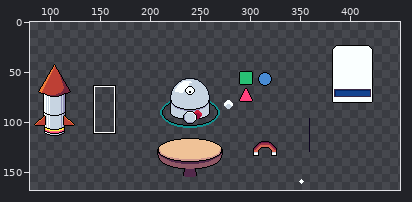
Two versions of one pixel-art file, ase/sprites.aseprite. The picture above shows the old version from afar; the outline marks the close-up.
Close-up. First the earlier version:
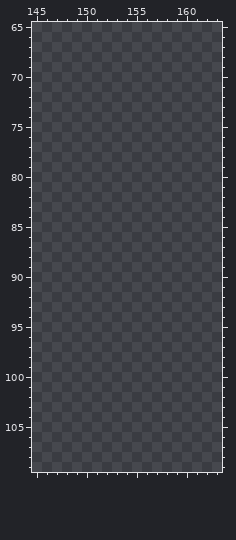
480x270 pixels, 1 frame. Shown: x 145..163, y 65..109. The wide view leaves out empty margins. The commit also changed other parts of the picture, which this record leaves out.
And afterwards:
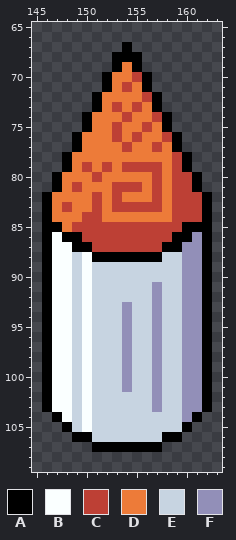
Palette (. is transparent): A #000000  B #faffff  C #bd4035  D #ed7b39  E #c7d4e1  F #928fb8
What changed:
layer "single-rocket" added
Layer "single-rocket":
Colour A is added in row 67 at x 154; in row 68 at x 153 to 155; in row 69 at x 153 and 155; in rows 70 to 71 at x 152 and 156; in rows 72 to 73 at x 151 and 157; in rows 74 to 75 at x 150 and 158.
Colour A is added in rows 76 to 77 at x 149 and 159; in rows 78 to 79 at x 148 and 160; in rows 80 to 81 at x 147 and 161; in rows 82 to 84 at x 146 and 162; in row 85 at x 146 to 147 and 160 to 162; in row 86 at x 146, 148 to 149, 159 to 160 and 162.
Colour A is added in row 87 at x 146, 149 to 150, 158 to 159 and 162; in row 88 at x 146, 151 to 157 and 162; in rows 89 to 103 at x 146 and 162; in row 104 at x 147 and 161; in row 105 at x 148 and 160; in row 106 at x 149 to 150 and 158 to 159.
Colour A is added in row 107 at x 151 to 157.
Colour B is added in row 86 at x 147; in row 87 at x 147 to 148; in rows 88 to 103 at x 147 to 148 and 150; in row 104 at x 148 and 150; in row 105 at x 150.
Colour C is added in row 70 at x 155; in row 71 at x 154; in row 72 at x 156; in row 73 at x 153 and 155; in row 74 at x 154 and 157; in row 75 at x 153 and 156.
Colour C is added in row 76 at x 153, 155 and 158; in row 77 at x 154 and 157; in row 78 at x 159; in row 79 at x 150, 152, 154 to 157 and 159; in row 80 at x 151, 157 and 159 to 160; in row 81 at x 149, 153 to 155, 157 and 159 to 160.
Colour C is added in row 82 at x 151, 153, 157 and 159 to 161; in row 83 at x 148, 151, 153 to 157 and 159 to 161; in row 84 at x 150 to 151 and 159 to 161; in row 85 at x 149 to 159; in row 86 at x 150 to 158; in row 87 at x 151 to 157.
Colour D is added in row 69 at x 154; in row 70 at x 153 to 154; in row 71 at x 153 and 155; in row 72 at x 152 to 155; in row 73 at x 152, 154 and 156; in row 74 at x 151 to 153 and 155 to 156.
Colour D is added in row 75 at x 151 to 152, 154 to 155 and 157; in row 76 at x 150 to 152, 154 and 156 to 157; in row 77 at x 150 to 153, 155 to 156 and 158; in row 78 at x 149 to 158; in row 79 at x 149, 151, 153 and 158; in row 80 at x 148 to 150, 152 to 156 and 158.
Colour D is added in row 81 at x 148, 150 to 152, 156 and 158; in row 82 at x 147 to 150, 152, 154 to 156 and 158; in row 83 at x 147, 149 to 150, 152 and 158; in row 84 at x 147 to 149 and 152 to 158; in row 85 at x 148.
Colour E is added in row 88 at x 149 and 158 to 159; in rows 89 to 90 at x 149 and 151 to 159; in rows 91 to 92 at x 149, 151 to 156 and 158 to 159; in rows 93 to 101 at x 149, 151 to 153, 155 to 156 and 158 to 159; in rows 102 to 103 at x 149, 151 to 156 and 158 to 159; in rows 104 to 105 at x 149 and 151 to 159.
Colour E is added in row 106 at x 151 to 157.
Colour F is added in row 86 at x 161; in rows 87 to 90 at x 160 to 161; in rows 91 to 92 at x 157 and 160 to 161; in rows 93 to 101 at x 154, 157 and 160 to 161; in rows 102 to 103 at x 157 and 160 to 161; in row 104 at x 160.
Where, in picture pixels (left, top, right, bottom), the same in both close-ups:
added: (42, 42, 212, 452)
